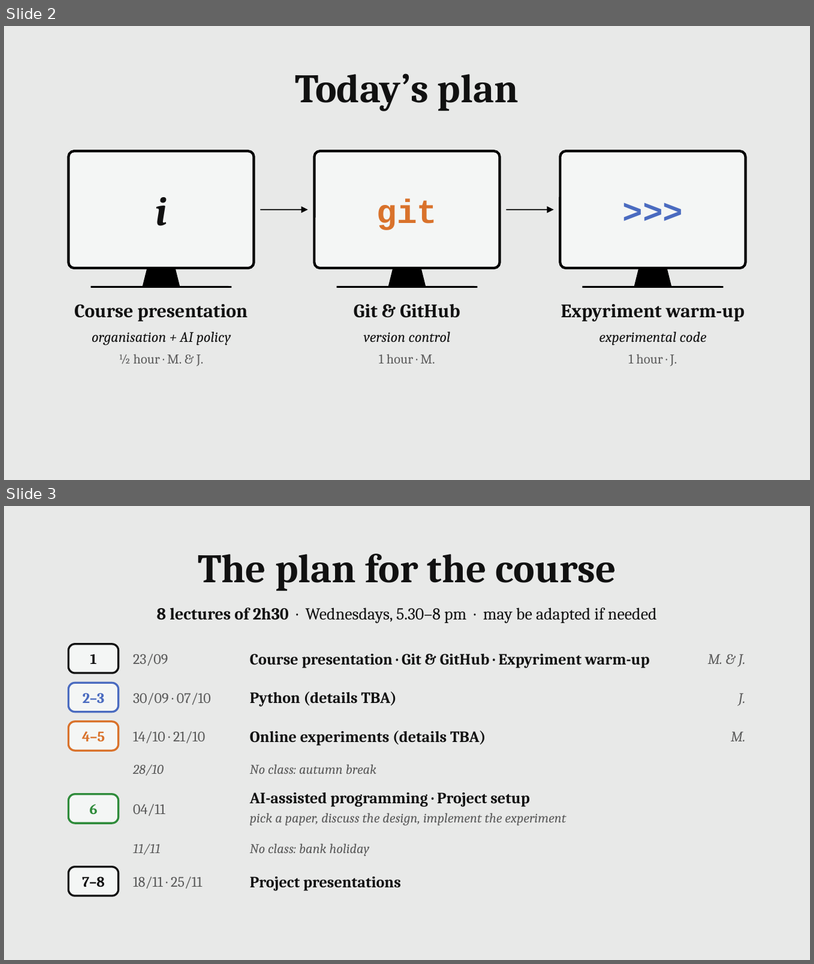
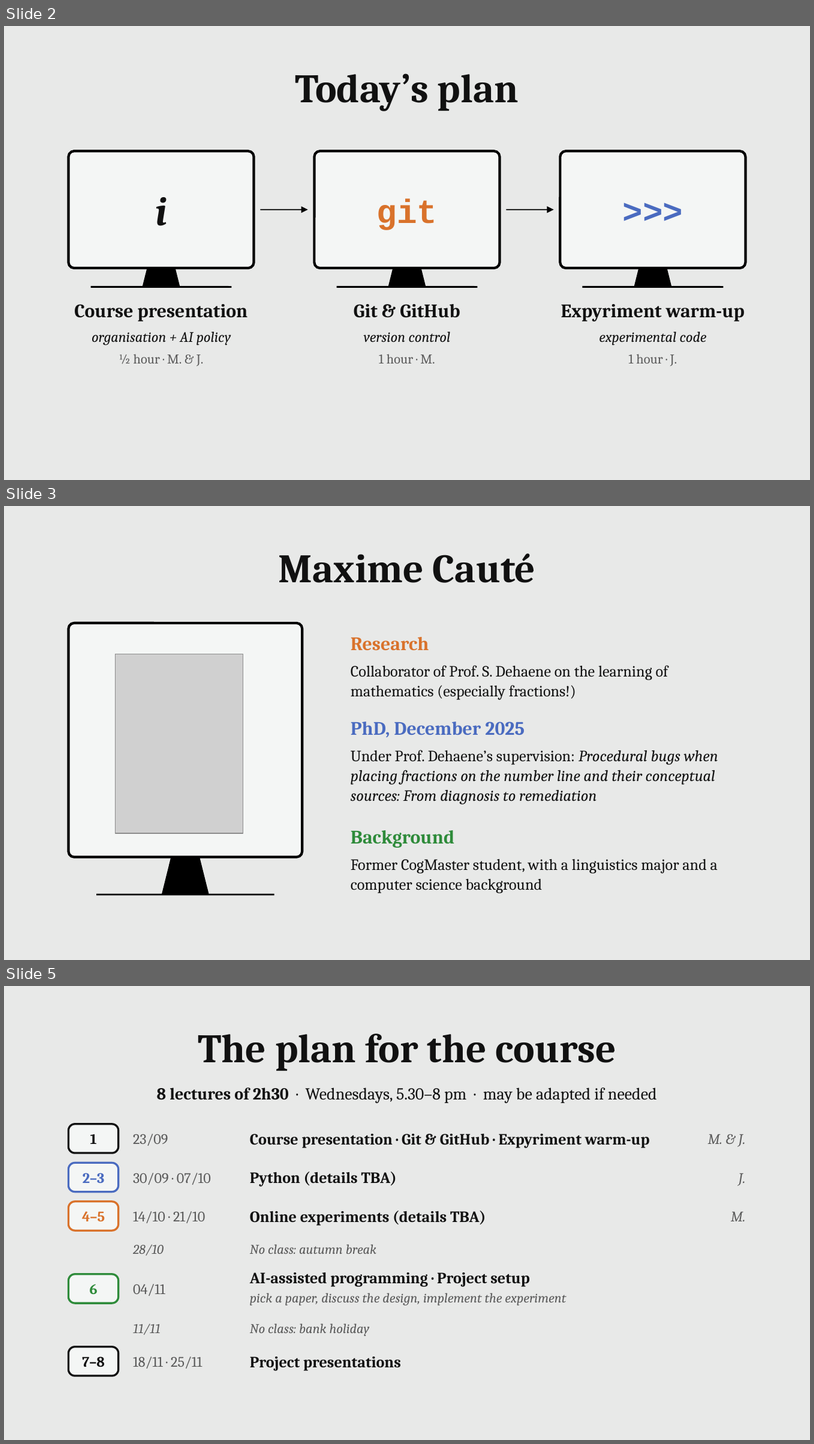
Before and after one commit to MaximeCaute/CogSupParis-Core-1, a slide deck: 2026-2027/S1/Session-01/Session_01_Course_introduction.odp. Shown one above the other, each under a label of ours: slides 2 and 3 before the commit, slides 2, 3 and 5 after it; the slides between them are not shown. The pictures are 814x964 and 814x1444 pixels, drawn with LibreOffice and Linux fonts; fonts in the diff are those of the drawing; grey boxes stand for pictures. Boxes give left, top, right and bottom in pixels: in the first picture for what was removed or moved away, otherwise in the second. Text is boxed around its words. In the diff, an @@ line names an element or a change of style, - is before the commit and + after.

Commit message:
Added presentation slides

```diff
--- a/2026-2027/S1/Session-01/Session_01_Course_introduction.odp
+++ b/2026-2027/S1/Session-01/Session_01_Course_introduction.odp
@@ slide 3 added at (x1=4, y1=506, x2=810, y2=960), background #E8E9E8 @@
@@ text added at (x1=279, y1=553, x2=536, y2=583), 36 pt, text #111111, bold @@
+Maxime Cauté
@@ rounded rectangle added at (x1=69, y1=623, x2=302, y2=857), fill #F4F6F5, outline #000000 2.24 pt @@
@@ text added at (x1=351, y1=637, x2=429, y2=651), 17 pt, text #D9722B, bold @@
+Research
@@ picture added at (x1=115, y1=654, x2=243, y2=834) @@
@@ text added at (x1=351, y1=665, x2=669, y2=700), 14 pt, text #111111 @@
+Collaborator of Prof. S. Dehaene on the learning of mathematics (especially fractions!)
@@ text added at (x1=351, y1=721, x2=525, y2=737), 17 pt, text #4A6BC0, bold @@
+PhD, December 2025
@@ text added at (x1=351, y1=750, x2=719, y2=804), 14 pt, text #111111, italic @@
+Under Prof. Dehaene’s supervision: Procedural bugs when placing fractions on the number line and their conceptual sources: From diagnosis to remediation
@@ text added at (x1=351, y1=830, x2=455, y2=847), 17 pt, text #2E8B3A, bold @@
+Background
@@ trapezoid added at (x1=162, y1=857, x2=209, y2=894), fill #000000, outline #000000 0.51 pt @@
@@ text added at (x1=351, y1=859, x2=718, y2=893), 14 pt, text #111111 @@
+Former CogMaster student, with a linguistics major and a computer science background
@@ line added from (97, 894) to (274, 894), #000000 1.5 pt @@
@@ what was slide 3 is now slide 5 @@
```
Also in this commit, not shown: 1 slide changed, 1 other slide added.
